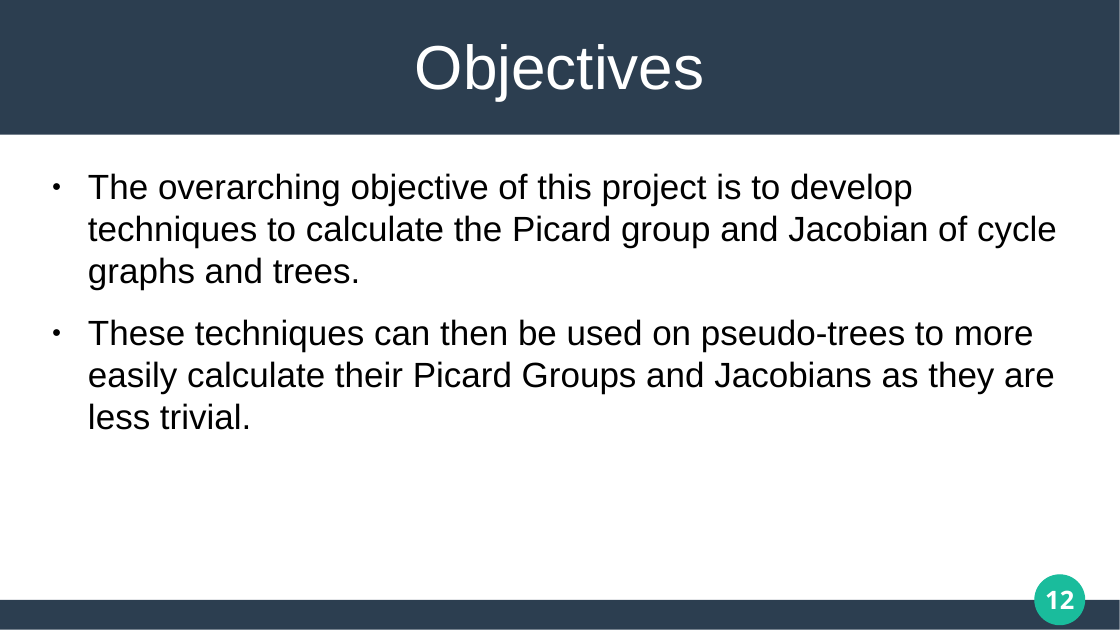
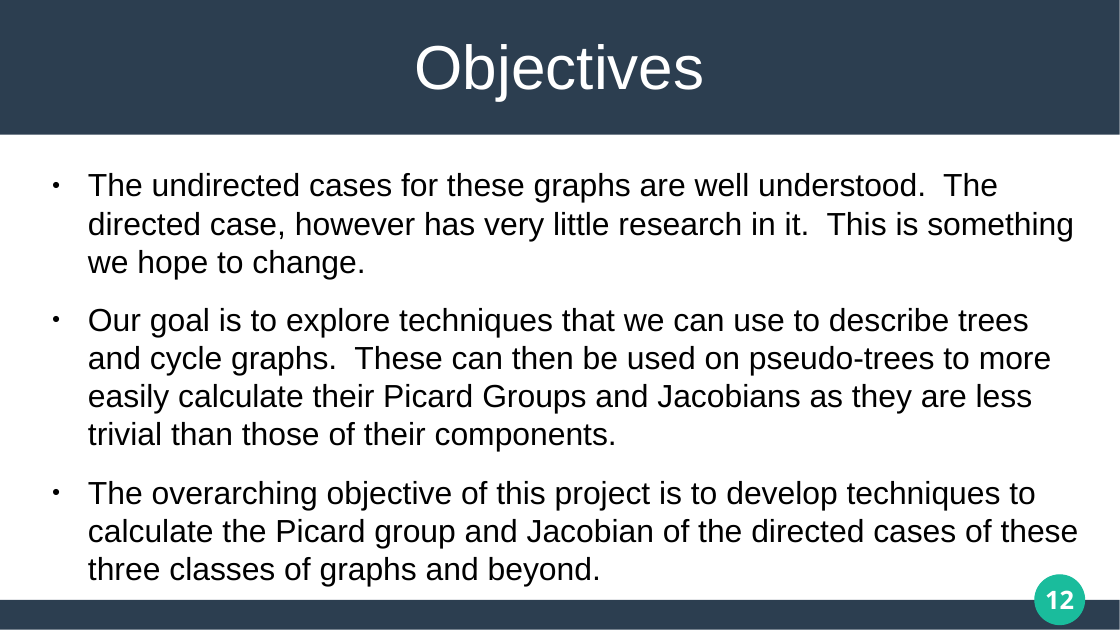
Before and after one commit to matthew-pisano/ChipFiring, a slide deck: slide 12 of Docs/SUREPresentation.pptx. Drawn at 1120x630 pixels with LibreOffice and Linux fonts; fonts in the diff are those of the drawing. Boxes give left, top, right and bottom in pixels: in the first picture for what was removed or moved away, otherwise in the second. Text is boxed around its words. In the diff, an @@ line names an element or a change of style, - is before the commit and + after.

```diff
--- a/Docs/SUREPresentation.pptx
+++ b/Docs/SUREPresentation.pptx
@@ text at bbox=[88, 173, 1079, 587]: text changed; size 24.8 to 22.6 pt @@
-● The overarching objective of this project is to develop techniques to calculate the Picard group and Jacobian of cycle graphs and trees.
-● These techniques can then be used on pseudo-trees to more easily calculate their Picard Groups and Jacobians as they are less trivial.
+● The undirected cases for these graphs are well understood. The directed case, however has very little research in it. This is something we hope to change.
+● Our goal is to explore techniques that we can use to describe trees and cycle graphs. These can then be used on pseudo-trees to more easily calculate their Picard Groups and Jacobians as they are less trivial than those of their components.
+● The overarching objective of this project is to develop techniques to calculate the Picard group and Jacobian of the directed cases of these three classes of graphs and beyond.
```
Also in this commit, not shown: 13 other slides changed, 5 other files.
